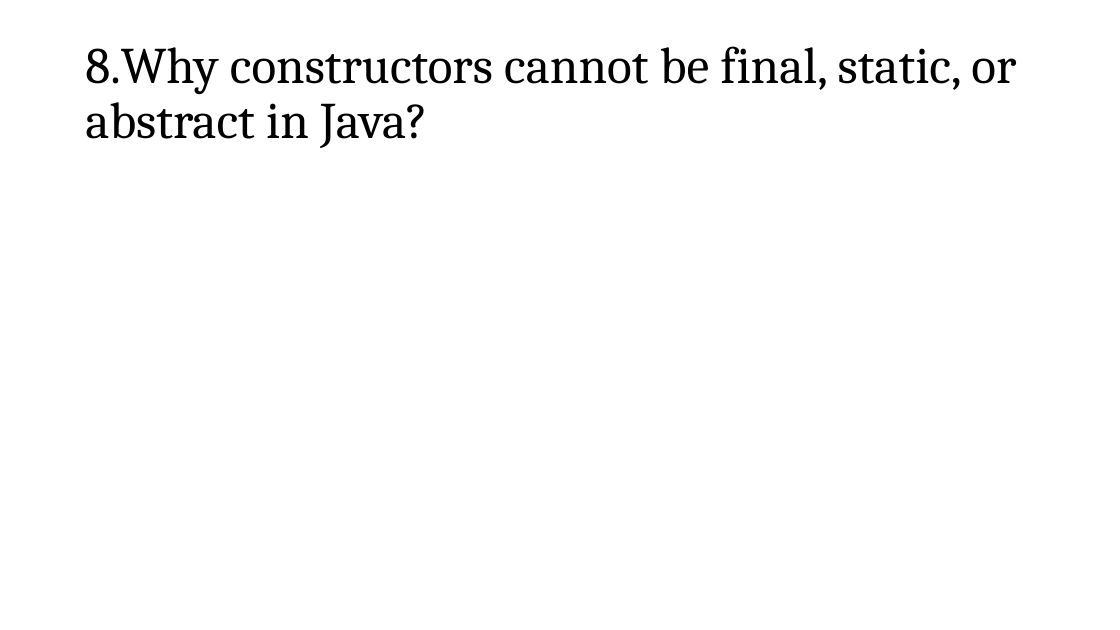
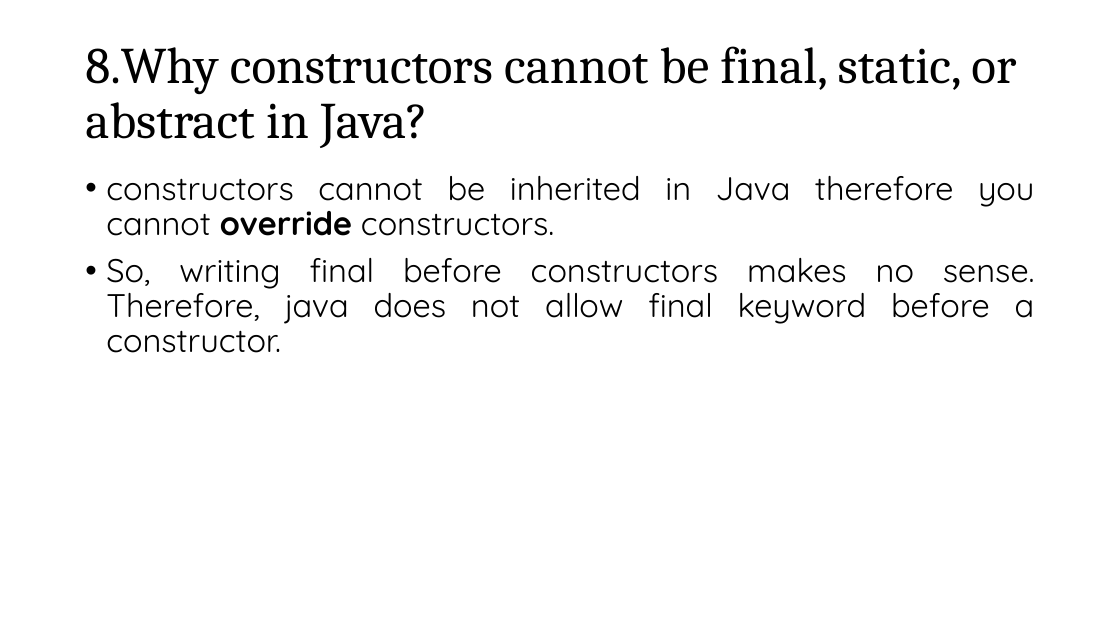
Before and after one commit to Marvioo/Cogent, a slide deck: slide 9 of Java Basics/Java Bascis 2.pptx. Drawn at 1120x630 pixels with LibreOffice and Linux fonts; fonts in the diff are those of the drawing. Boxes give left, top, right and bottom in pixels: in the first picture for what was removed or moved away, otherwise in the second. Text is boxed around its words. In the diff, an @@ line names an element or a change of style, - is before the commit and + after.

```diff
--- a/Java Basics/Java Bascis 2.pptx
+++ b/Java Basics/Java Bascis 2.pptx
@@ text added at bbox=[106, 176, 1035, 353], 28 pt, text #000000 @@
+• constructors cannot be inherited in Java therefore you cannot override constructors.
+• So, writing final before constructors makes no sense. Therefore, java does not allow final keyword before a constructor.
```
Also in this commit, not shown: 1 other slide changed, 7 other files.
